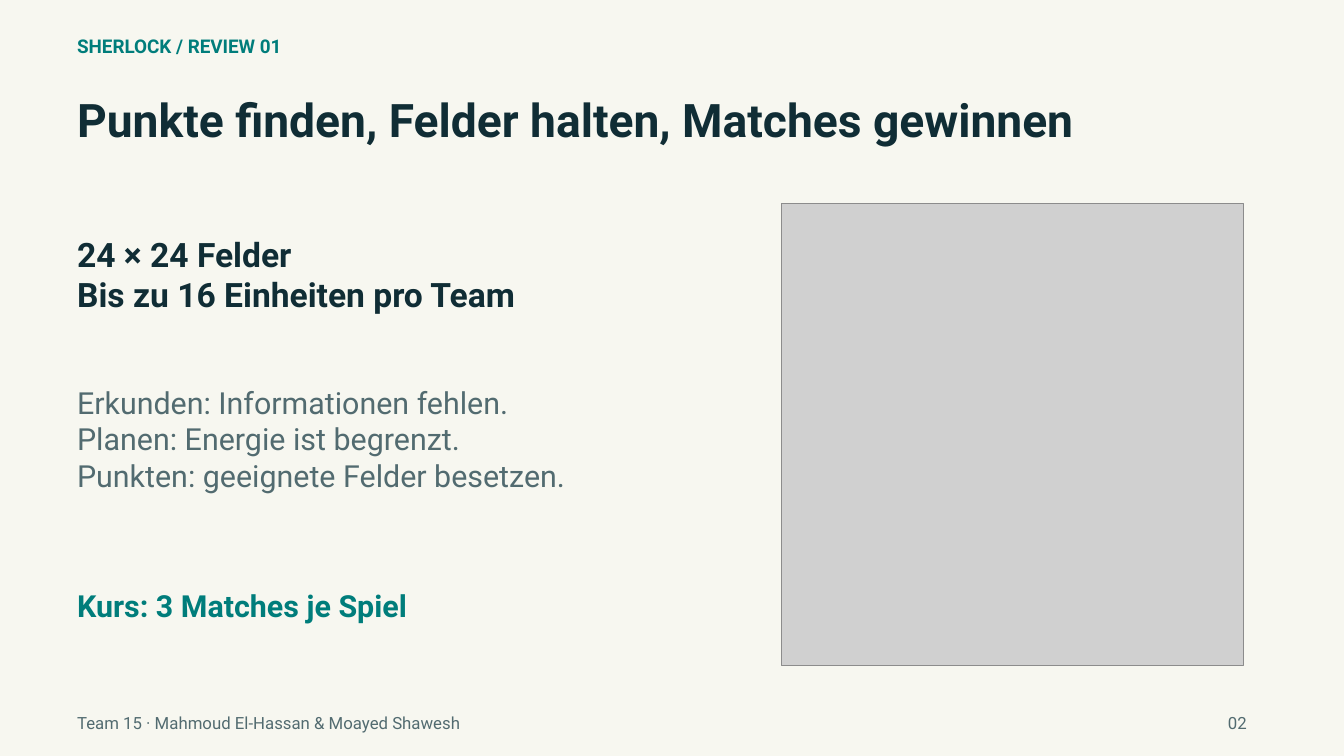
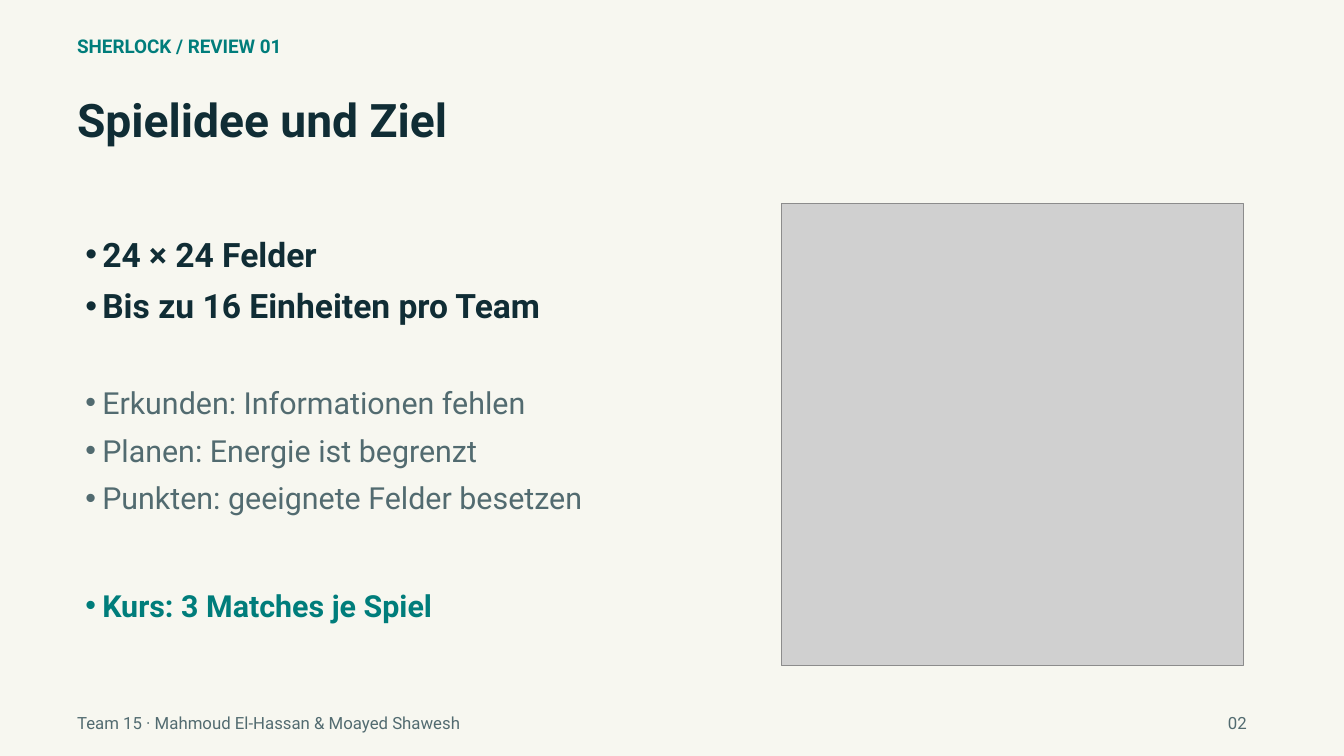
Before and after one commit to elhassanmahmoud/sherlock-luxAI-team15, a slide deck: slide 2 of docs/presentation/Sherlock_Review_16-10-2026.pptx. Drawn at 1344x756 pixels with LibreOffice and Linux fonts; fonts in the diff are those of the drawing; grey boxes stand for pictures. Boxes give left, top, right and bottom in pixels: in the first picture for what was removed or moved away, otherwise in the second. Text is boxed around its words. In the diff, an @@ line names an element or a change of style, - is before the commit and + after.

Commit message:
docs: shorten slide headings and format native bullet lists

```diff
--- a/docs/presentation/Sherlock_Review_16-10-2026.pptx
+++ b/docs/presentation/Sherlock_Review_16-10-2026.pptx
@@ text at (77,102,447,147): text changed @@
-Punkte finden, Felder halten, Matches gewinnen
+Spielidee und Ziel
@@ text "24 × 24 Felder" at (102,241,540,325): bullet none to •; more space between paragraphs @@
@@ text at (102,391,582,516): text changed @@
-Erkunden: Informationen fehlen.
-Planen: Energie ist begrenzt.
-Punkten: geeignete Felder besetzen.
+• Erkunden: Informationen fehlen
+• Planen: Energie ist begrenzt
+• Punkten: geeignete Felder besetzen
@@ text "Kurs: 3 Matches je Spiel" at (102,594,432,624): bullet none to • @@
```
Also in this commit, not shown: 11 other slides changed, 6 other files.
